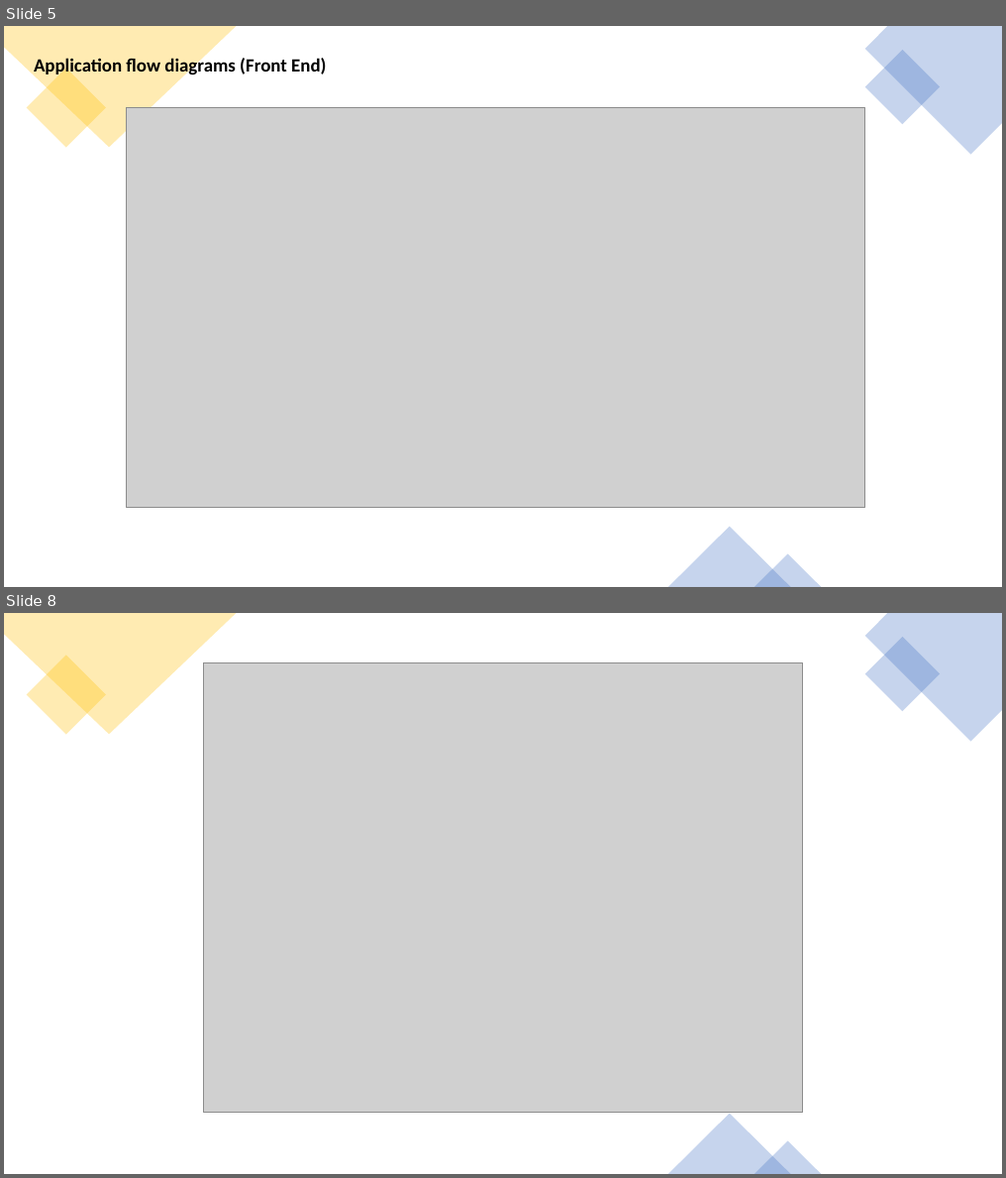
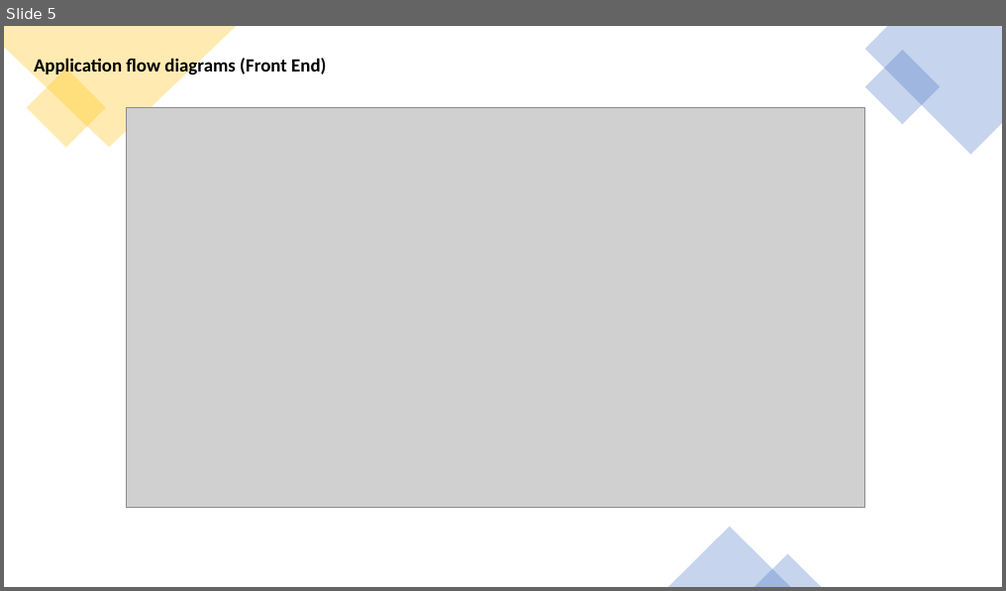
Before and after one commit to spydx/dat250gruppe9, a slide deck: DesignDocument/DesignPresentation.pptx. Shown one above the other, each under a label of ours: slides 5 and 8 before the commit, slide 5 after it; the slides between them are not shown. The pictures are 1006x1178 and 1006x591 pixels, drawn with LibreOffice and Linux fonts; fonts in the diff are those of the drawing; grey boxes stand for pictures. Boxes give left, top, right and bottom in pixels: in the first picture for what was removed or moved away, otherwise in the second. Text is boxed around its words. In the diff, an @@ line names an element or a change of style, - is before the commit and + after.

```diff
--- a/DesignDocument/DesignPresentation.pptx
+++ b/DesignDocument/DesignPresentation.pptx
@@ slide 8 removed at <box>4,613,1002,1174</box>, background #FFFFFF @@
@@ freeform shape removed at <box>4,613,236,735</box> @@
@@ freeform shape removed at <box>865,613,1002,742</box> @@
@@ rectangle removed at <box>865,637,941,712</box> @@
@@ rectangle removed at <box>26,656,105,735</box> @@
@@ picture removed at <box>203,663,803,1113</box> @@
@@ triangle removed at <box>668,1114,791,1174</box> @@
@@ triangle removed at <box>754,1142,822,1174</box> @@
```
Also in this commit, not shown: 12 slides changed, 1 slide added, 9 other files.
